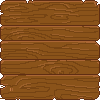
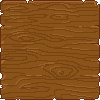
Two versions of the same layered image (100x100). Layer-by-layer changes:
removed layer "Warstwa malowania 1" over (x1=0, y1=0, x2=100, y2=99)
removed layer "Warstwa malowania 3" (was lighten) over (x1=0, y1=0, x2=100, y2=99)
removed layer "Warstwa malowania 2" over (x1=0, y1=0, x2=100, y2=99)
painted on "Tło" over (x1=0, y1=0, x2=100, y2=99)
